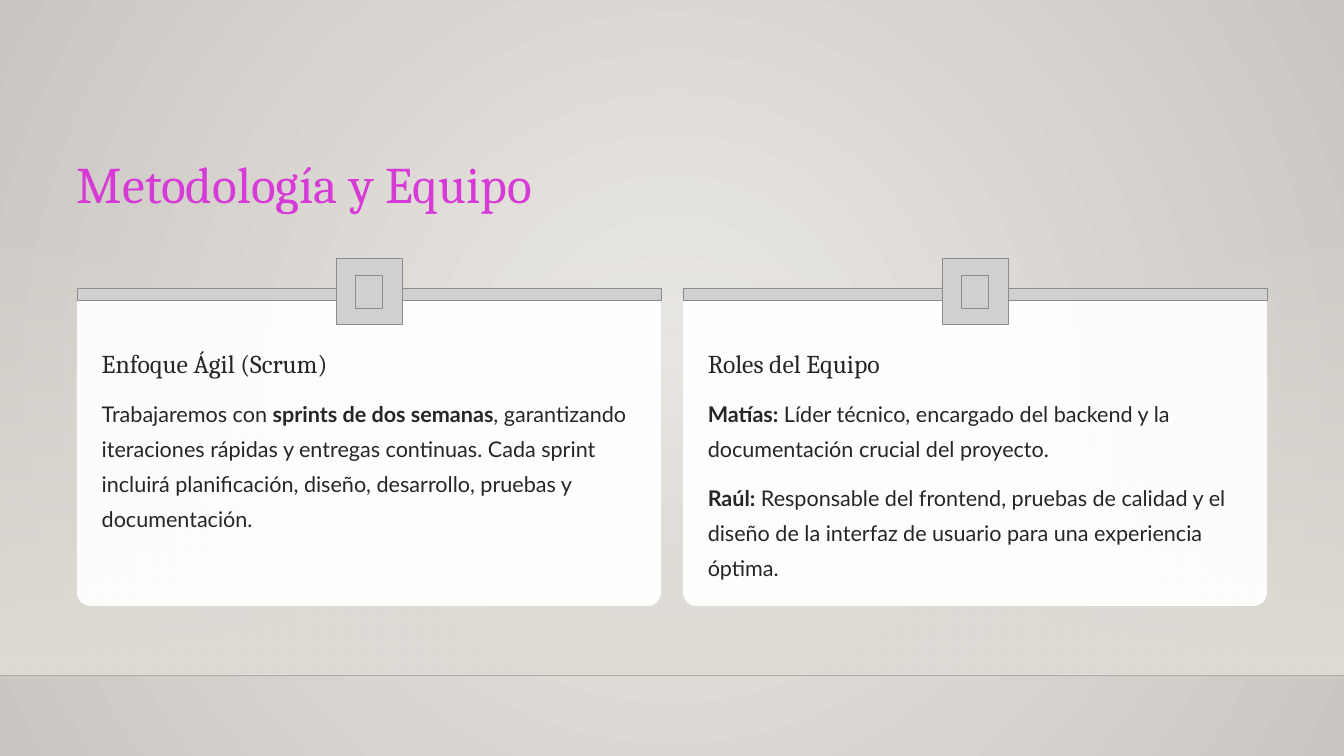
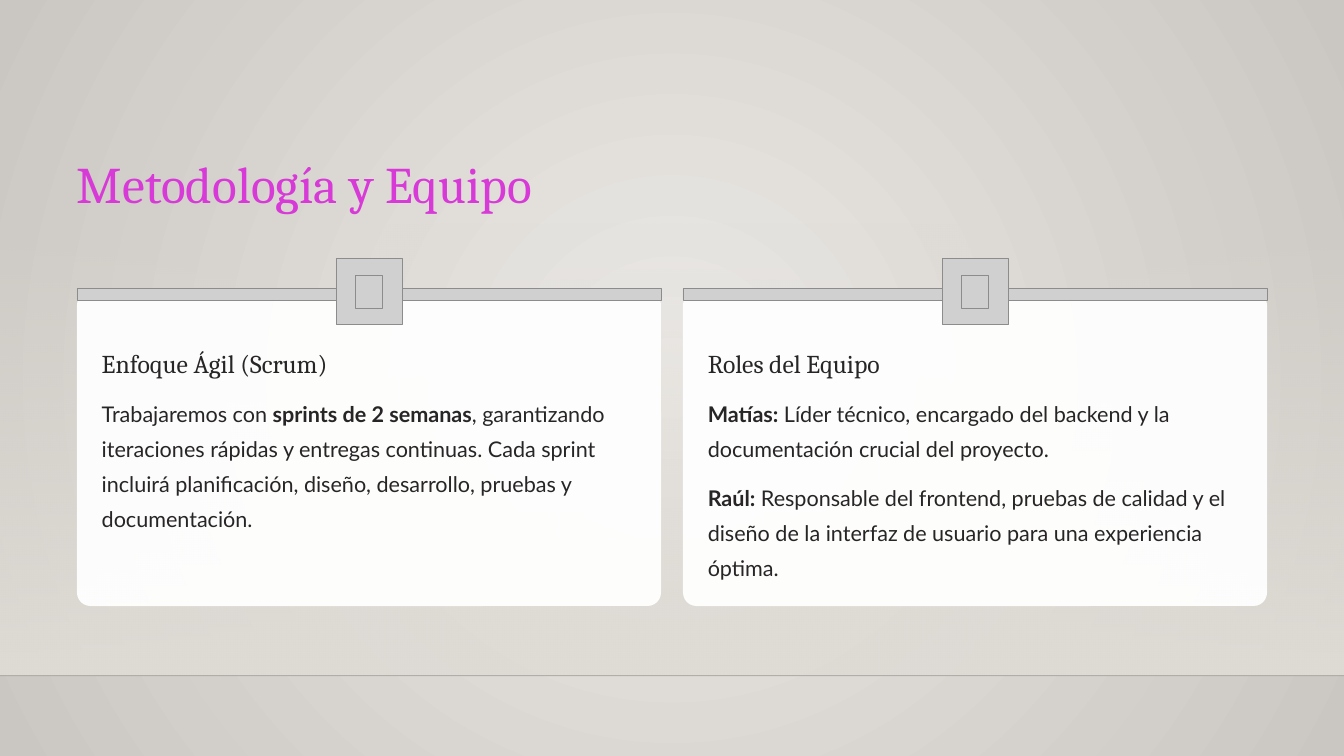
Before and after one commit to MRCuevasCarreno/MediTriage, a slide deck: slide 6 of Fase 1/Evidencias Grupales/MediTriage.pptx. Drawn at 1344x756 pixels with LibreOffice and Linux fonts; fonts in the diff are those of the drawing; grey boxes stand for pictures; background and template pictures are left out. Boxes give left, top, right and bottom in pixels: in the first picture for what was removed or moved away, otherwise in the second. Text is boxed around its words. In the diff, an @@ line names an element or a change of style, - is before the commit and + after.

```diff
--- a/Fase 1/Evidencias Grupales/MediTriage.pptx
+++ b/Fase 1/Evidencias Grupales/MediTriage.pptx
@@ text at [102, 406, 604, 527]: text changed @@
-Trabajaremos con sprints de dos semanas, garantizando iteraciones rápidas y entregas continuas. Cada sprint incluirá planificación, diseño, desarrollo, pruebas y documentación.
+Trabajaremos con sprints de 2 semanas, garantizando iteraciones rápidas y entregas continuas. Cada sprint incluirá planificación, diseño, desarrollo, pruebas y documentación.
```
Also in this commit, not shown: 7 other slides changed, 4 slides added, 2 slides removed.
